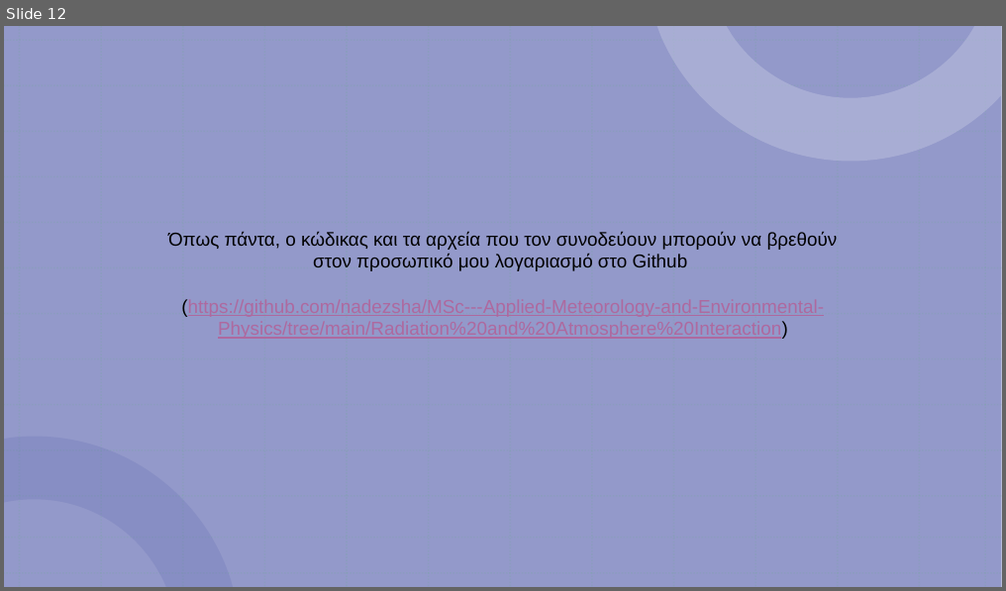
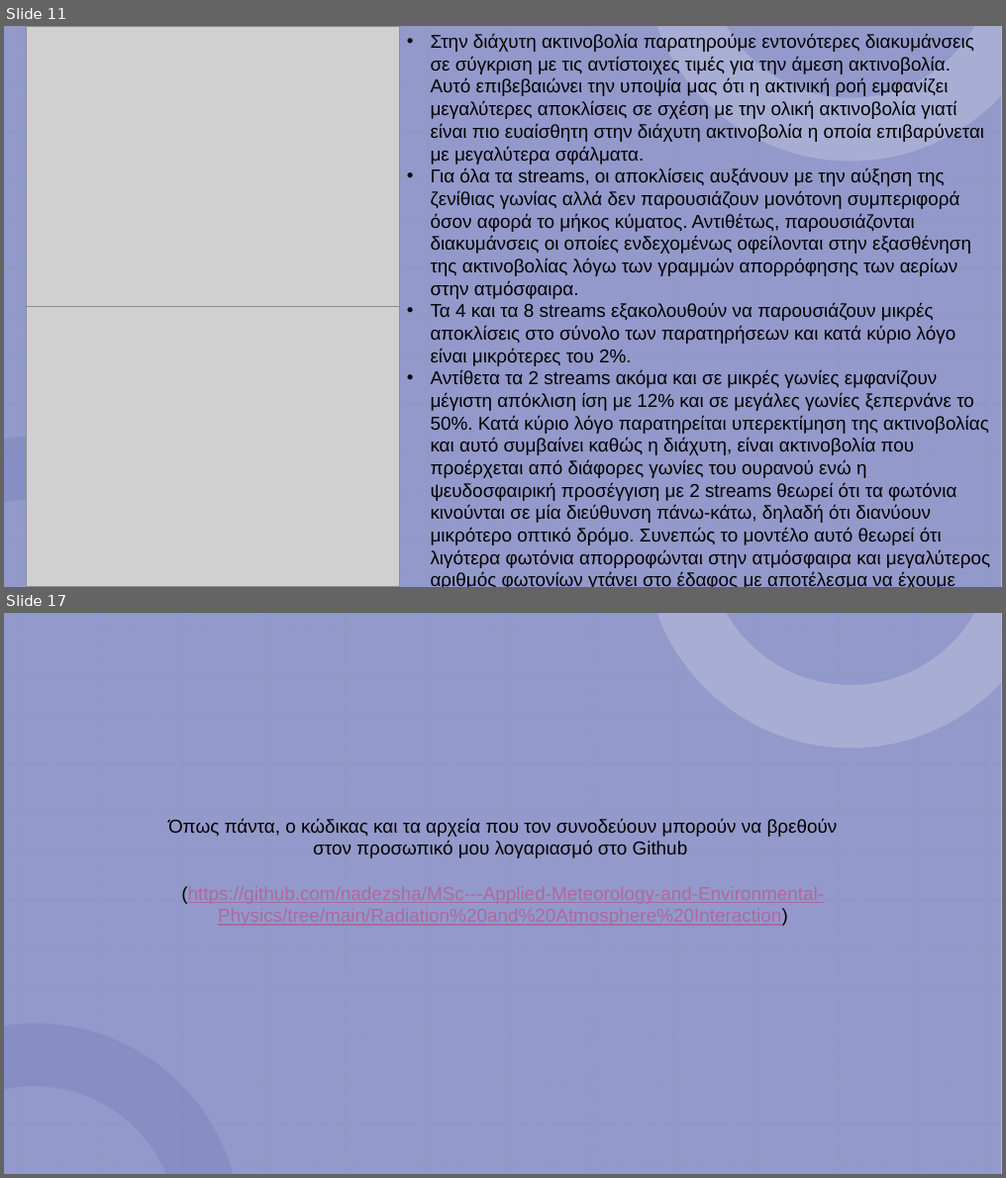
Before and after one commit to nadezsha/MSc---Applied-Meteorology-and-Environmental-Physics, a slide deck: Radiation and Atmosphere Interaction/Report 2/ΕργασίαΔύο.pptx. Shown one above the other, each under a label of ours: slide 12 before the commit, slides 11 and 17 after it; the slides between them are not shown. The pictures are 1006x591 and 1006x1178 pixels, drawn with LibreOffice and Linux fonts; fonts in the diff are those of the drawing; grey boxes stand for pictures. Boxes give left, top, right and bottom in pixels: in the first picture for what was removed or moved away, otherwise in the second. Text is boxed around its words. In the diff, an @@ line names an element or a change of style, - is before the commit and + after.

```diff
--- a/Radiation and Atmosphere Interaction/Report 2/ΕργασίαΔύο.pptx
+++ b/Radiation and Atmosphere Interaction/Report 2/ΕργασίαΔύο.pptx
@@ slide 11 added at bbox=[4, 26, 1002, 587], background #FFFFFF; not listed: 29 template elements that a slide beside it also shows @@
@@ picture added at bbox=[27, 27, 400, 307] @@
@@ text added at bbox=[431, 34, 990, 587], 18 pt, text #000000 @@
+• Στην διάχυτη ακτινοβολία παρατηρούμε εντονότερες διακυμάνσεις σε σύγκριση με τις αντίστοιχες τιμές για την άμεση ακτινοβολία. Αυτό επιβεβαιώνει την υποψία μας ότι η ακτινική ροή εμφανίζει μεγαλύτερες αποκλίσεις σε σχέση με την ολική ακτινοβολία γιατί είναι πιο ευαίσθητη στην διάχυτη ακτινοβολία η οποία επιβαρύνεται με μεγαλύτερα σφάλματα.
+• Για όλα τα streams, οι αποκλίσεις αυξάνουν με την αύξηση της ζενίθιας γωνίας αλλά δεν παρουσιάζουν μονότονη συμπεριφορά όσον αφορά το μήκος κύματος. Αντιθέτως, παρουσιάζονται διακυμάνσεις οι οποίες ενδεχομένως οφείλονται στην εξασθένηση της ακτινοβολίας λόγω των γραμμών απορρόφησης των αερίων στην ατμόσφαιρα.
+• Τα 4 και τα 8 streams εξακολουθούν να παρουσιάζουν μικρές αποκλίσεις στο σύνολο των παρατηρήσεων και κατά κύριο λόγο είναι μικρότερες του 2%.
+• Αντίθετα τα 2 streams ακόμα και σε μικρές γωνίες εμφανίζουν μέγιστη απόκλιση ίση με 12% και σε μεγάλες γωνίες ξεπερνάνε το 50%. Κατά κύριο λόγο παρατηρείται υπερεκτίμηση της ακτινοβολίας και αυτό συμβαίνει καθώς η διάχυτη, είναι ακτινοβολία που προέρχεται από διάφορες γωνίες του ουρανού ενώ η ψευδοσφαιρική προσέγγιση με 2 streams θεωρεί ότι τα φωτόνια κινούνται σε μία διεύθυνση πάνω-κάτω, δηλαδή ότι διανύουν μικρότερο οπτικό δρόμο. Συνεπώς το μοντέλο αυτό θεωρεί ότι λιγότερα φωτόνια απορροφώνται στην ατμόσφαιρα και μεγαλύτερος αριθμός φωτονίων γτάνει στο έδαφος με αποτέλεσμα να έχουμε μεγαλύτερες τιμές της ακτινοβολίας.
@@ picture added at bbox=[27, 307, 400, 586] @@
@@ what was slide 12 is now slide 17 @@
```
Also in this commit, not shown: 1 slide changed, 5 other slides added, 1 slide removed.
